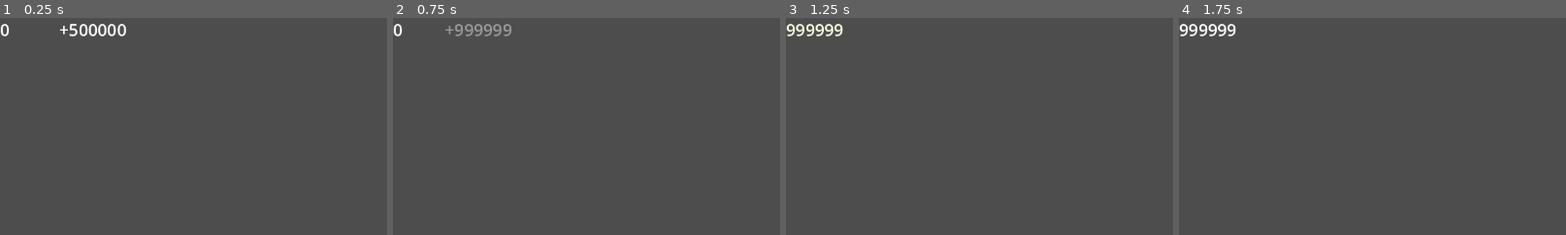
Above: before the commit, frames 1-4 (left to right).
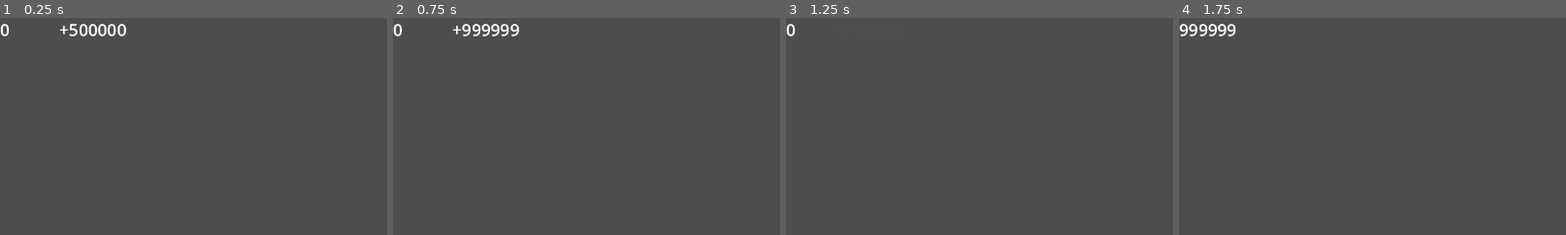
Above: after the commit, the same moments.

Repository: poga/dark-sea
Game: Godot game, scene res://scenes/components/NumberLabel/NumberLabel.tscn
Same seed, same stepped clock (60 frames per second), same inputs: the game is played once before the commit and once after it. The project has no main scene, so this scene is started directly.
Inputs:
- Up to frame 1 (0.25 s): no input
- Up to frame 2 (0.75 s): no input
- Up to frame 3 (1.25 s): no input
- Up to frame 4 (1.75 s): no input
The pictures show only the part of the screen within x 0-50%, y 0-50%; the shares and areas given below are measured in that part.

Frame 1 is identical in both runs. In frame 2, 0.7% of the frame differs, in the area x 13-33%, y 2-9%; in frame 3, 0.5%; in frame 4, nothing differs.

Commit message:
tweak tween

Diff:
--- a/scenes/components/NumberLabel/number_label.gd
+++ b/scenes/components/NumberLabel/number_label.gd
@@ -45,6 +45,7 @@
 
 	if _pending_change == 0:
 		delta_value_update_finished.emit(value)
+		await get_tree().create_timer(0.3).timeout
 		_tween_delta_label_fade_out()
 		await get_tree().create_timer(0.5).timeout
 		value += _accumulated_change
